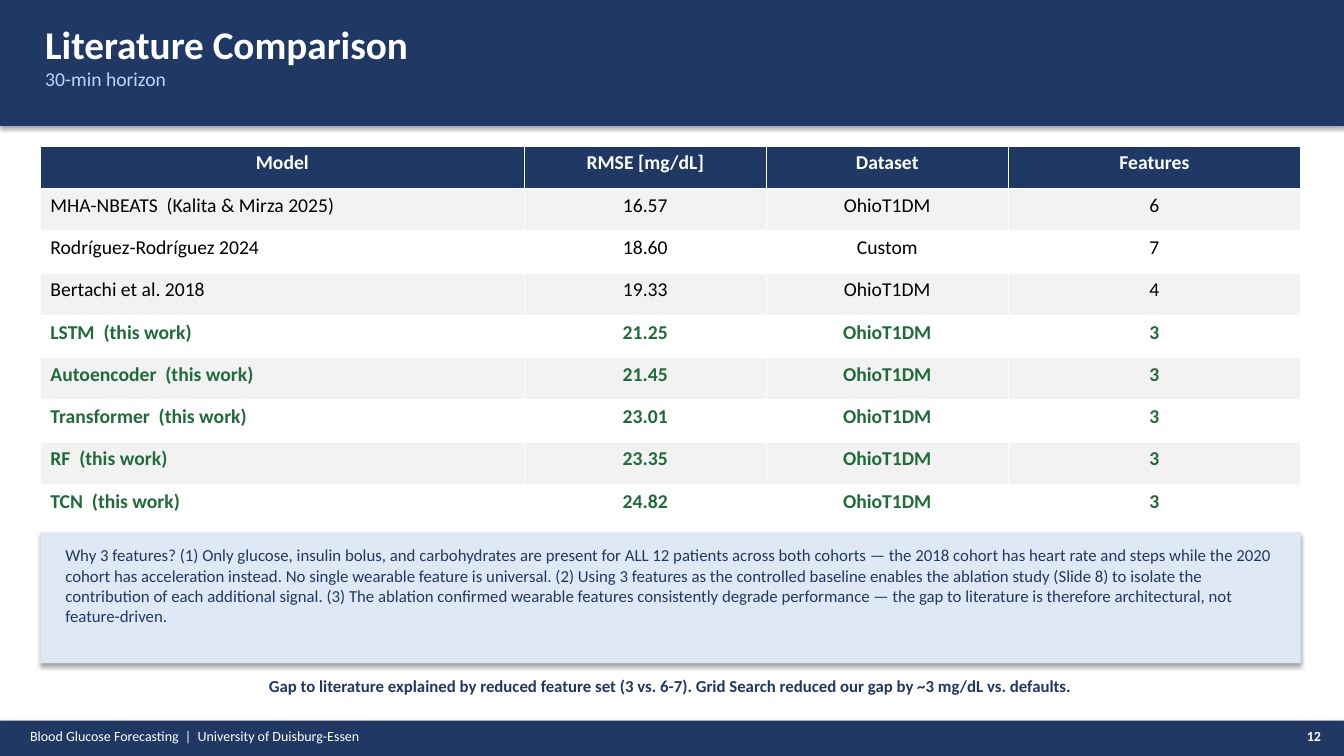
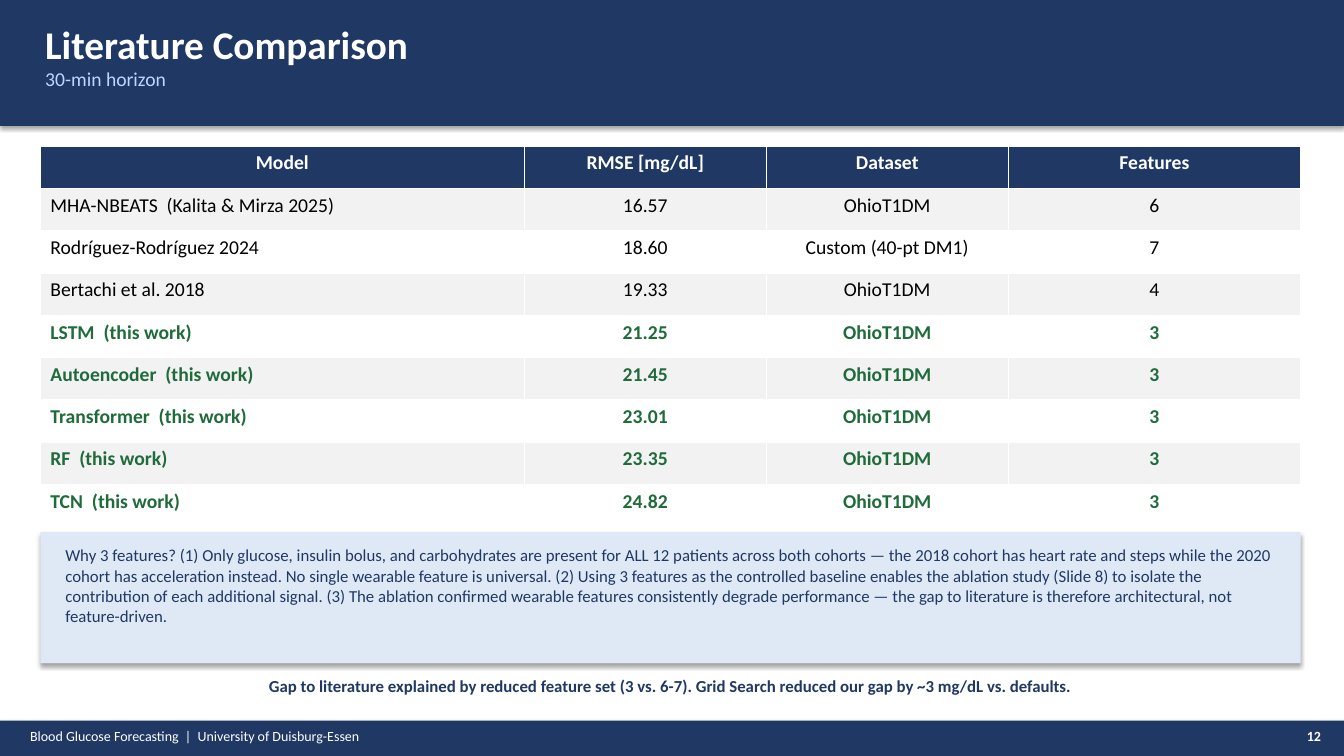
Before and after one commit to Abeeryanek/prediction-of-glucose-levels-in-type1-Diabetes, a slide deck: slide 12 of PRESENTATION_FINAL.pptx. Drawn at 1344x756 pixels with LibreOffice and Linux fonts; fonts in the diff are those of the drawing. Boxes give left, top, right and bottom in pixels: in the first picture for what was removed or moved away, otherwise in the second. Text is boxed around its words. In the diff, an @@ line names an element or a change of style, - is before the commit and + after.

Commit message:
docs: verify and complete literature benchmark citations
- Kalita & Mirza (2025) 16.57 mg/dL: confirmed from abstract, 30-min, OhioT1DM
- Rodriguez-Rodriguez (2024) 18.60 mg/dL: confirmed from abstract, 30-min,
  RF, custom 40-patient DM1 dataset (labeled correctly, not OhioT1DM)
- Bertachi et al. (2018) 19.33 mg/dL: verified from two sources
- All literature benchmarks now attributed correctly with producible sources

```diff
--- a/PRESENTATION_FINAL.pptx
+++ b/PRESENTATION_FINAL.pptx
@@ table at [40,146,1301,527] @@
-row 3, column 3: Custom
+row 3, column 3: Custom (40-pt DM1)
```
Also in this commit, not shown: 9 other files.
